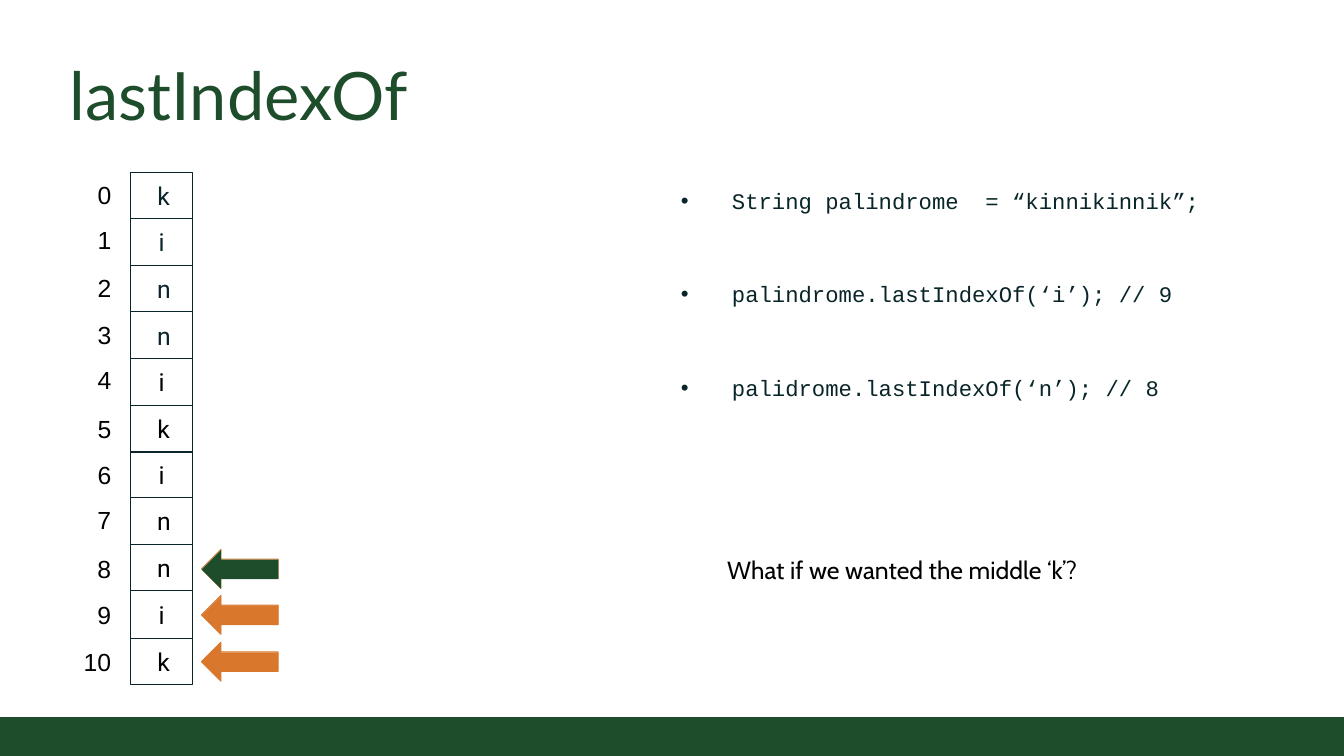
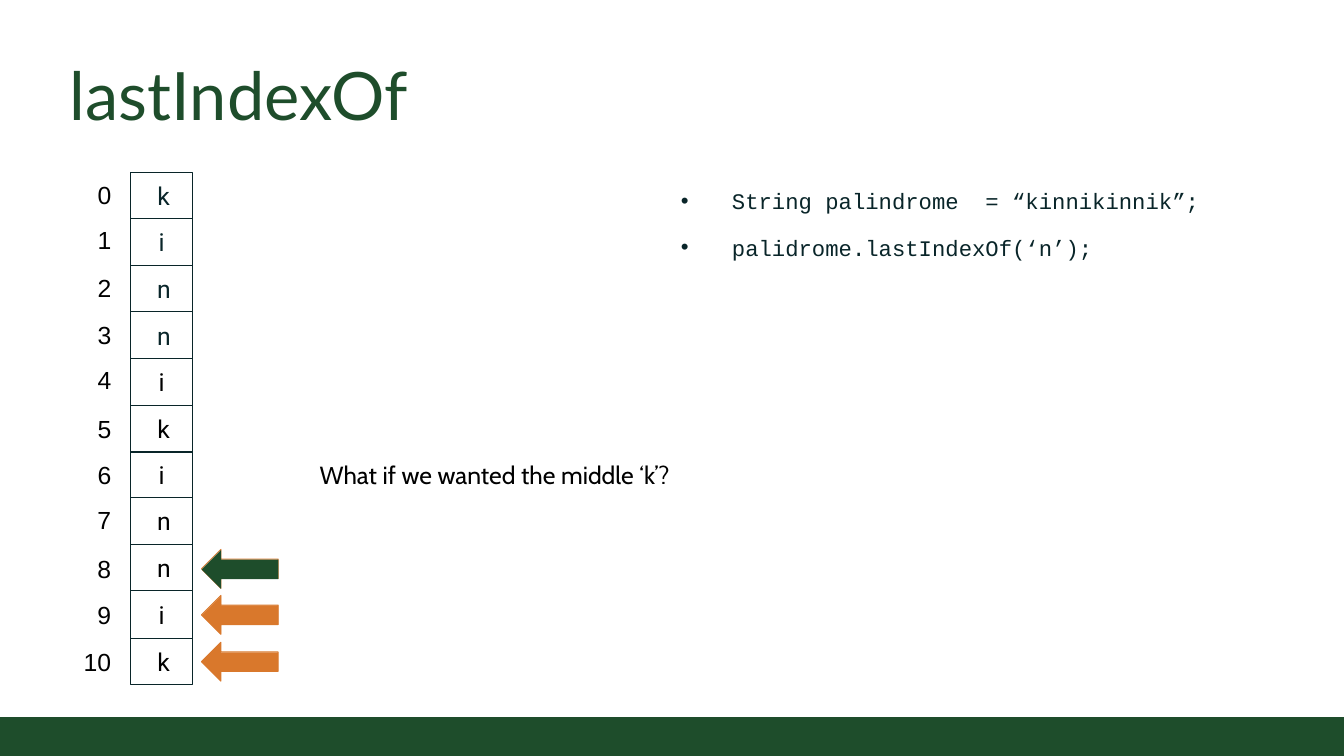
Before and after one commit to coloradostateuniversity/CSUCS1ClassExamples, a slide deck: slide 5 of slides/Online/2020/09 - String Manipulation.pptx. Drawn at 1344x756 pixels with LibreOffice and Linux fonts; fonts in the diff are those of the drawing; background and template pictures are left out. Boxes give left, top, right and bottom in pixels: in the first picture for what was removed or moved away, otherwise in the second. Text is boxed around its words. In the diff, an @@ line names an element or a change of style, - is before the commit and + after.

```diff
--- a/slides/Online/2020/09 - String Manipulation.pptx
+++ b/slides/Online/2020/09 - String Manipulation.pptx
@@ text at (732,240,1092,261): text changed @@
-• palindrome.lastIndexOf(‘i’); // 9
-• palidrome.lastIndexOf(‘n’); // 8
+• palidrome.lastIndexOf(‘n’);
@@ text "What if we wanted the ...": place and size @@
-text "What if we wanted the ..." at (727,560,1077,580)
+text "What if we wanted the ..." at (320,465,669,485)
```
Also in this commit, not shown: 6 other slides changed, 13 other files.
